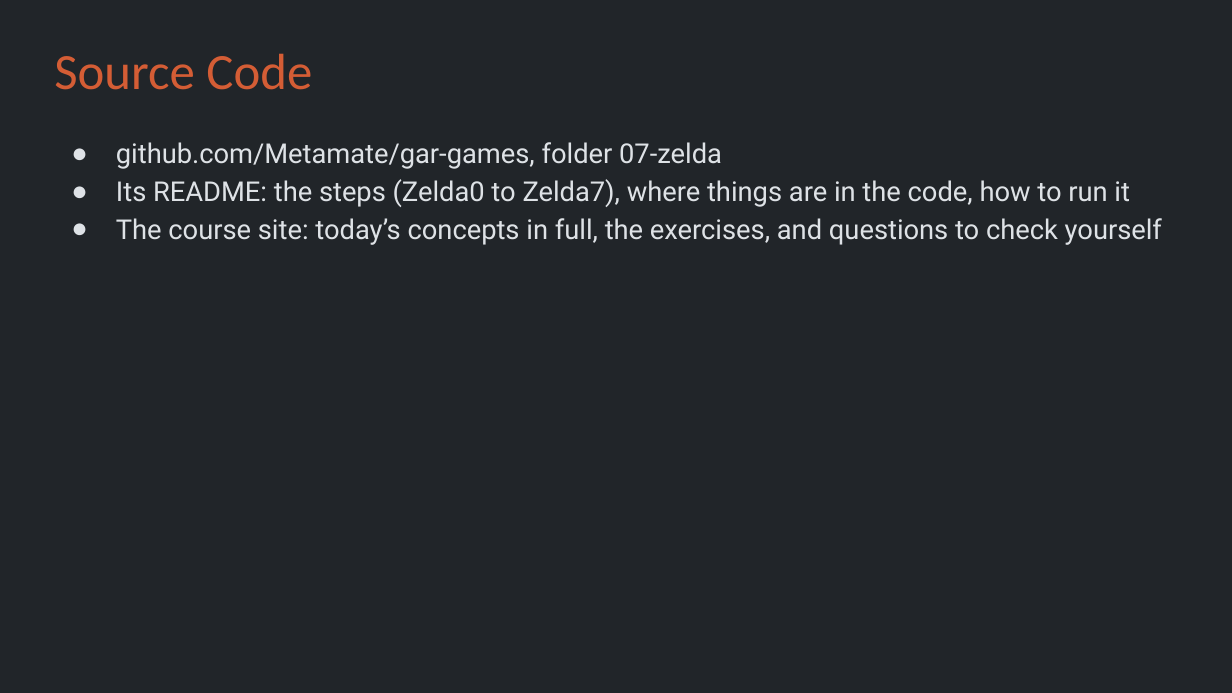
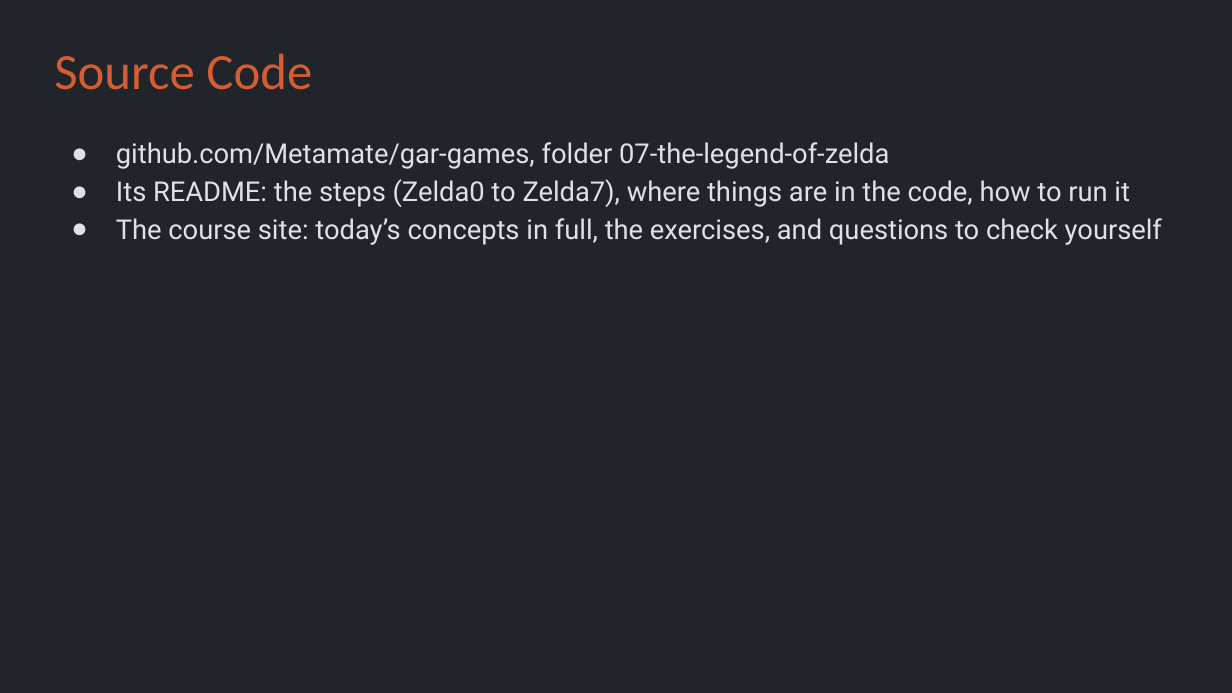
Before and after one commit to Metamate/gar, a slide deck: slide 5 of slides/07 The Legend of Zelda.pptx. Drawn at 1232x693 pixels with LibreOffice and Linux fonts; fonts in the diff are those of the drawing. Boxes give left, top, right and bottom in pixels: in the first picture for what was removed or moved away, otherwise in the second. Text is boxed around its words. In the diff, an @@ line names an element or a change of style, - is before the commit and + after.

```diff
--- a/slides/07 The Legend of Zelda.pptx
+++ b/slides/07 The Legend of Zelda.pptx
@@ text at [116, 142, 889, 169]: text changed @@
-● github.com/Metamate/gar-games, folder 07-zelda
+● github.com/Metamate/gar-games, folder 07-the-legend-of-zelda
```
Also in this commit, not shown: 17 other files.
